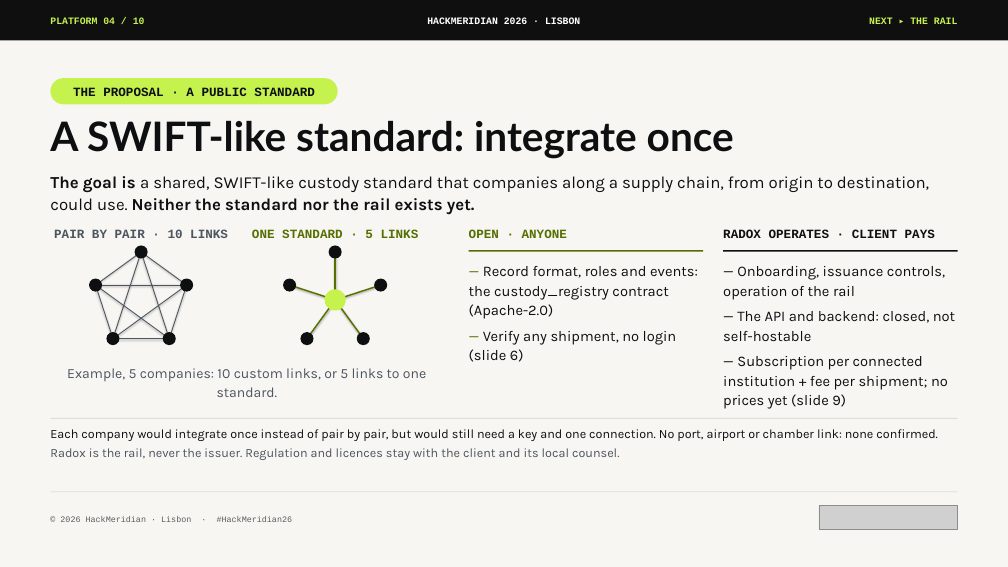
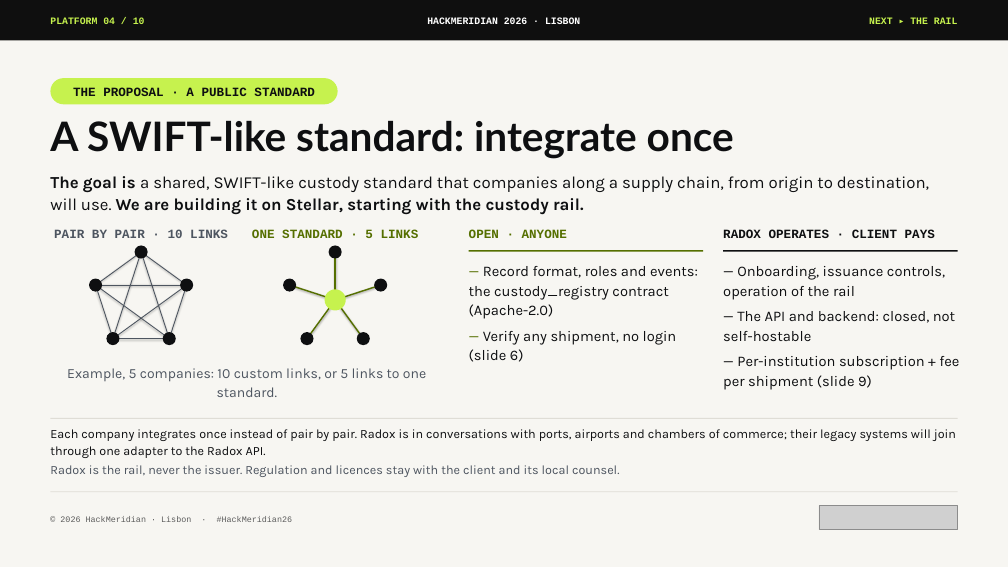
Before and after one commit to pwsaragossy/hackmeridian-cos, a slide deck: slide 4 of projects/hackmeridian-rail/deck/radox-custody-rail.pptx. Drawn at 1008x567 pixels with LibreOffice and Linux fonts; fonts in the diff are those of the drawing; grey boxes stand for pictures. Boxes give left, top, right and bottom in pixels: in the first picture for what was removed or moved away, otherwise in the second. Text is boxed around its words. In the diff, an @@ line names an element or a change of style, - is before the commit and + after.

Commit message:
update from hackmeridian-rail

```diff
--- a/projects/hackmeridian-rail/deck/radox-custody-rail.pptx
+++ b/projects/hackmeridian-rail/deck/radox-custody-rail.pptx
@@ text at (50,176,929,215): text changed @@
-The goal is a shared, SWIFT-like custody standard that companies along a supply chain, from origin to destination, could use. Neither the standard nor the rail exists yet.
+The goal is a shared, SWIFT-like custody standard that companies along a supply chain, from origin to destination, will use. We are building it on Stellar, starting with the custody rail.
@@ text at (723,356,959,390): text changed @@
-— Subscription per connected institution + fee per shipment; no prices yet (slide 9)
+— Per-institution subscription + fee per shipment (slide 9)
@@ text at (50,429,956,458): text changed @@
-Each company would integrate once instead of pair by pair, but would still need a key and one connection. No port, airport or chamber link: none confirmed.
+Each company integrates once instead of pair by pair. Radox is in conversations with ports, airports and chambers of commerce; their legacy systems will join through one adapter to the Radox API.
```
Also in this commit, not shown: 8 other slides changed, 12 other files.
